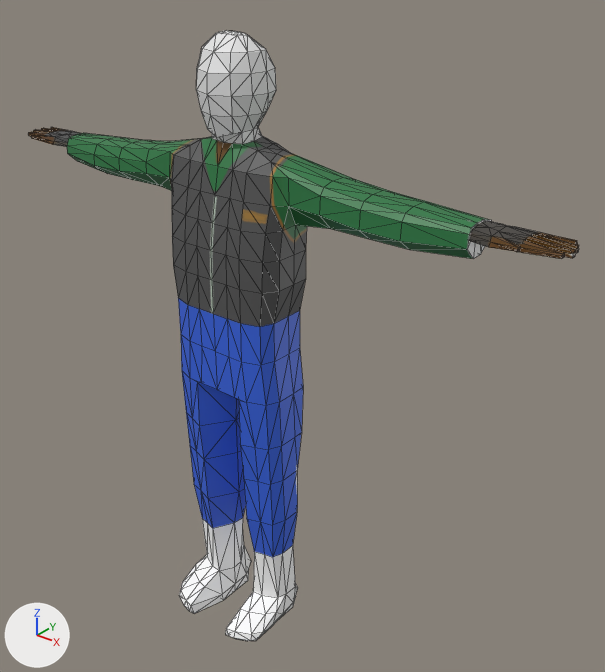
The Blender file GameBase/GameBase/assets/models/Characters/Cartel/Soldier_Basic_1.blend as it was, and as the next commit left it.
Camera for both pictures: a 50 mm camera at (17.37, -18.32, 23.17) aimed at (1.55, 1.47, 10.91). The axes (+X, +Y, +Z) are drawn at lower left. The lights are the same throughout. Mesh edges are drawn as thin lines.

The first picture shows 'Body', 'Head'.
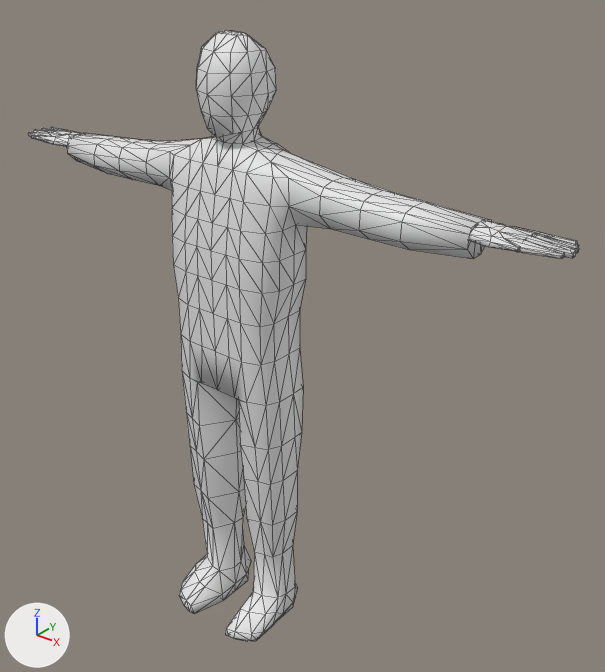
What differs and where, as boxes (x1, y1, x2, y2) in the pictures (605 x 672 px):
```json
{"part": 1, "of": "me_plane_001", "change": "recoloured", "before": [28, 127, 579, 641], "after": [28, 127, 579, 641]}
```

The change, as JSON lines over the scene's bpy script:
```json
{"block": "me_plane_001", "where": "# used by ob_body; location = (0.0, 0.0, 0.0); rotation_euler = (1.571, 0.0, 0.0), in degrees (90, 0, 0); scale = (0.0591, 0.0591, 0.0591)"}
{"op": "remove", "block": "me_plane_001", "code": "me_plane_001.from_pydata(...)  # 543 vertices, 1055 faces; spans x -181.0..180.0, y -5.0..296.0, z -29.0..38.0"}
{"op": "add", "block": "me_plane_001", "code": "me_plane_001.from_pydata(...)  # 543 vertices, 1062 faces; spans x -181.0..180.0, y -5.0..296.0, z -29.0..38.0"}
{"block": "me_plane_001", "change": "me_plane_001 part 1: 1054 faces spanning x -181.0..180.0, y -5.0..296.0, z -29.0..38.0 switch from mat_soldier_basic01_body_tif (picture img_soldier_basic01_body_tif) to no material"}
{"block": "me_plane_001", "change": "me_plane_001 part 2: the surface is now shaded smooth"}
```
